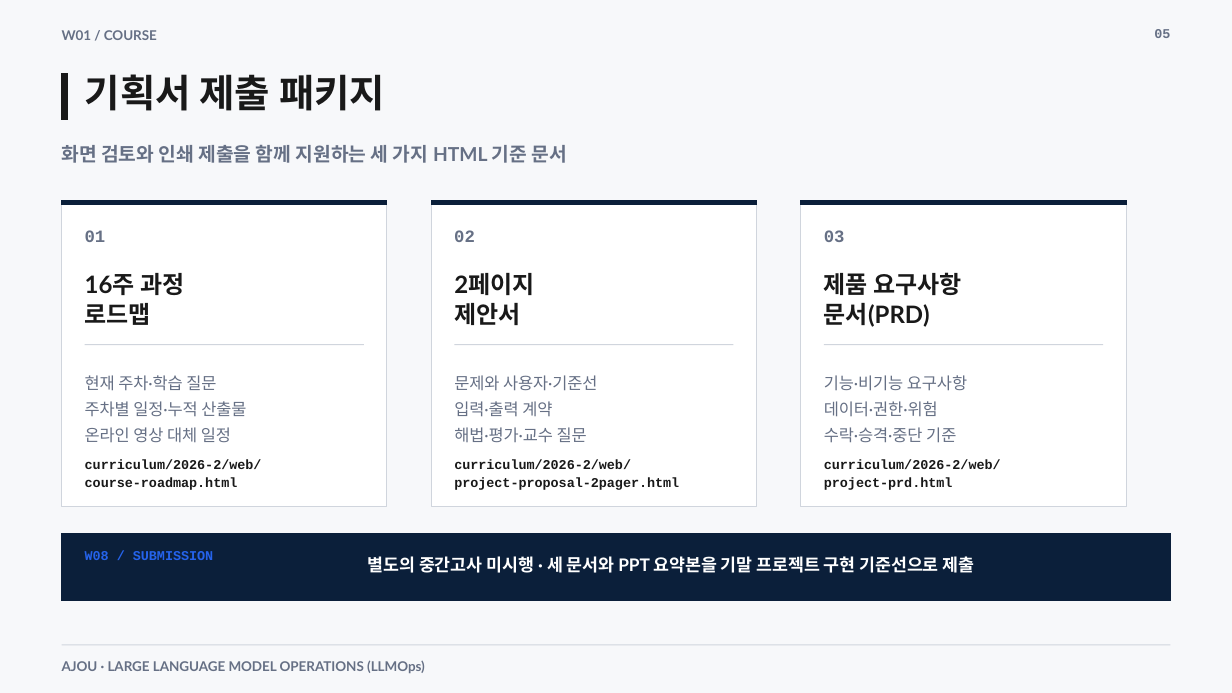
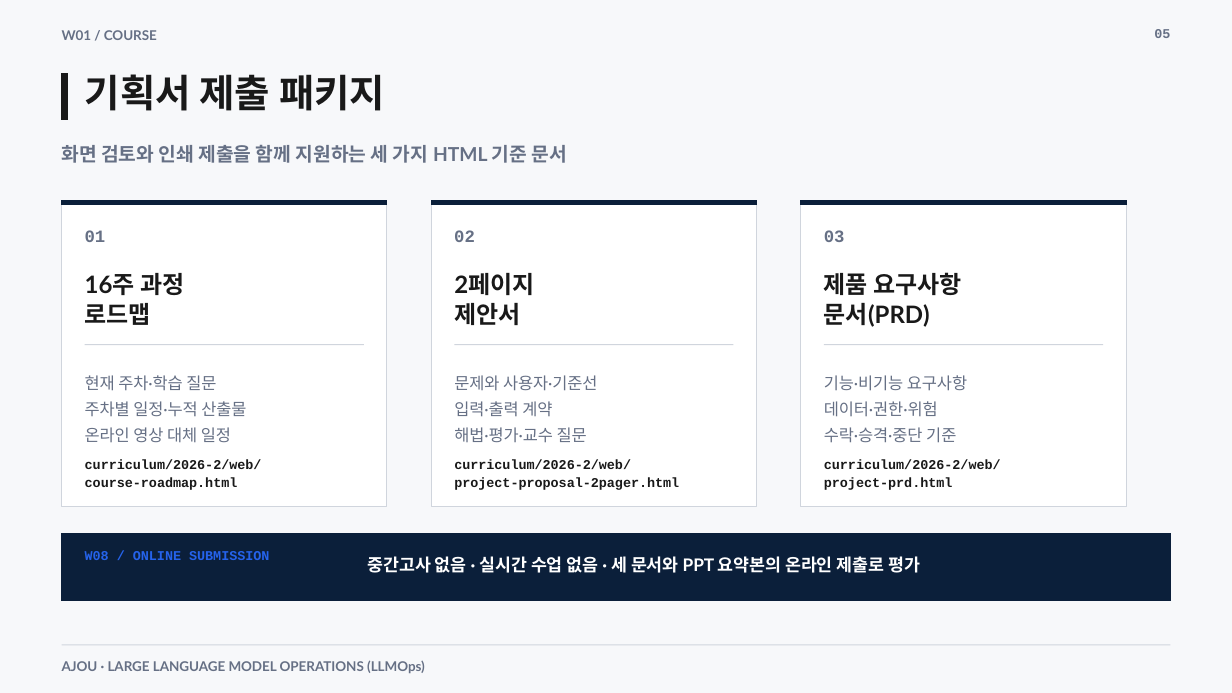
Before and after one commit to smilesjcha/llmops-16week, a slide deck: slide 5 of week01/lecture/01_week1_llmops_kickoff.pptx. Drawn at 1232x693 pixels with LibreOffice and Linux fonts; fonts in the diff are those of the drawing. Boxes give left, top, right and bottom in pixels: in the first picture for what was removed or moved away, otherwise in the second. Text is boxed around its words. In the diff, an @@ line names an element or a change of style, - is before the commit and + after.

Commit message:
fix: align course delivery with online format

```diff
--- a/week01/lecture/01_week1_llmops_kickoff.pptx
+++ b/week01/lecture/01_week1_llmops_kickoff.pptx
@@ text at (85, 551, 269, 560): text changed @@
-W08 / SUBMISSION
+W08 / ONLINE SUBMISSION
@@ text at (368, 556, 920, 573): text changed @@
-별도의 중간고사 미시행 · 세 문서와 PPT 요약본을 기말 프로젝트 구현 기준선으로 제출
+중간고사 없음 · 실시간 수업 없음 · 세 문서와 PPT 요약본의 온라인 제출로 평가
```
Also in this commit, not shown: 5 other slides changed, 16 other files.
